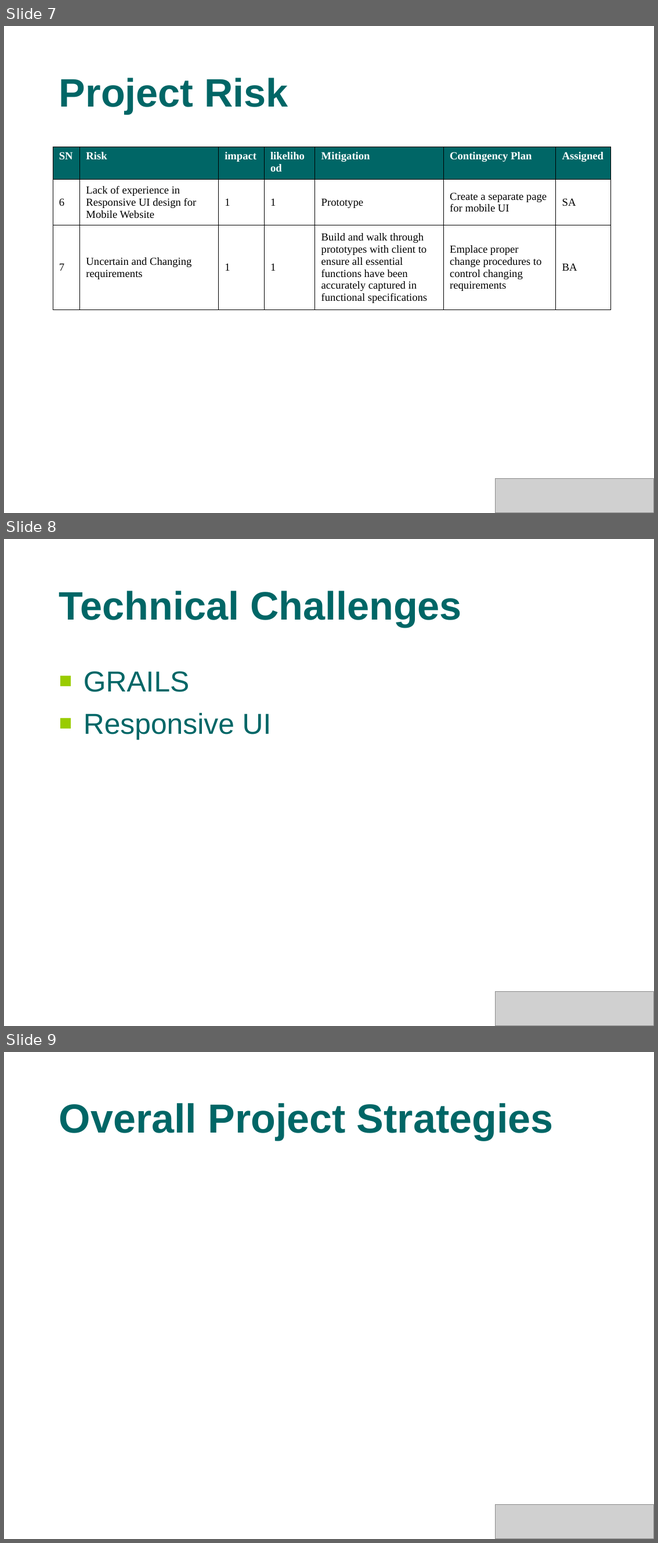
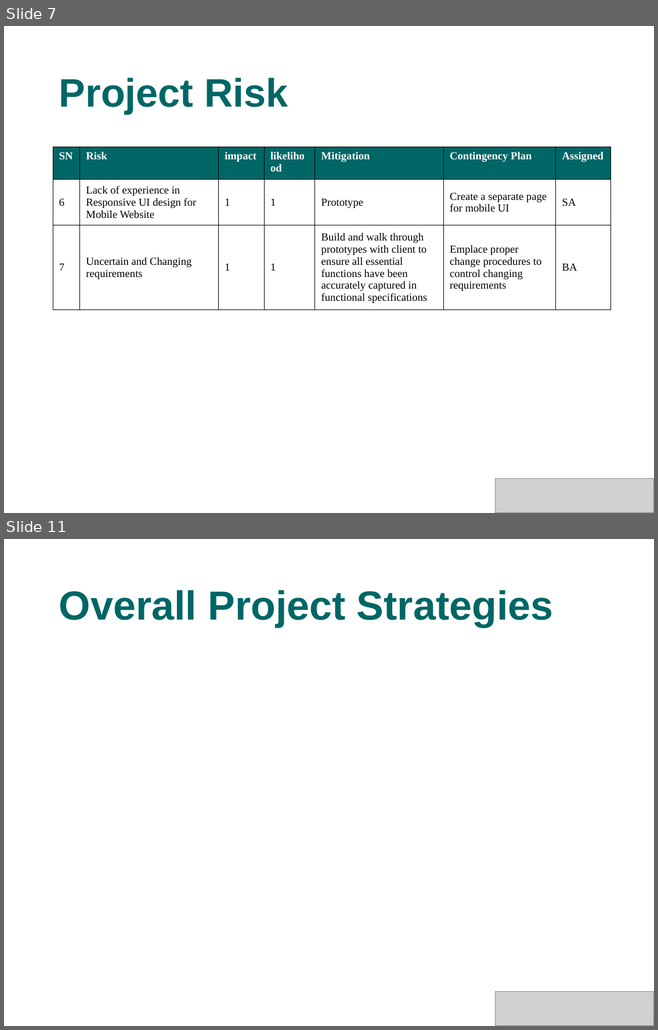
Before and after one commit to s4kshya/leezdr-repository, a slide deck: Exam Paper/MTECH_PROJ/Presentation/phase1.ppt. Shown one above the other, each under a label of ours: slides 7, 8 and 9 before the commit, slides 7 and 11 after it; the slides between them are not shown. The pictures are 658x1543 and 658x1030 pixels, drawn with LibreOffice and Linux fonts; fonts in the diff are those of the drawing; grey boxes stand for pictures; background and template pictures are left out. Boxes give left, top, right and bottom in pixels: in the first picture for what was removed or moved away, otherwise in the second. Text is boxed around its words. In the diff, an @@ line names an element or a change of style, - is before the commit and + after.

```diff
--- a/Exam Paper/MTECH_PROJ/Presentation/phase1.ppt
+++ b/Exam Paper/MTECH_PROJ/Presentation/phase1.ppt
@@ slide 8 removed at bbox=[4, 539, 654, 1026], background picture (left out) @@
@@ title removed at bbox=[59, 591, 462, 627] @@
-Technical Challenges
@@ text removed at bbox=[83, 671, 271, 740] @@
-■ GRAILS
-■ Responsive UI
@@ picture removed at bbox=[495, 992, 654, 1026] @@
@@ what was slide 9 is now slide 11 @@
```
Also in this commit, not shown: 2 slides changed, 3 slides added, 1 other file.
